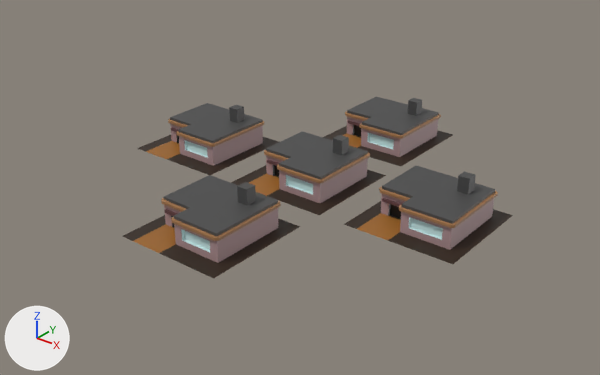
One commit to the glTF model public/resources/buildings/forge.glb: the scene before it, then after it.
Camera for both pictures: a 50 mm lens placed at (0.1673, -0.2143, 0.1303), pointed at (0.0002, -0.0054, 0.0007). Lighting does not change. The marker at lower left points along +X, +Y and +Z. Where no turn or scale is listed for an object, it has been applied to the vertices.
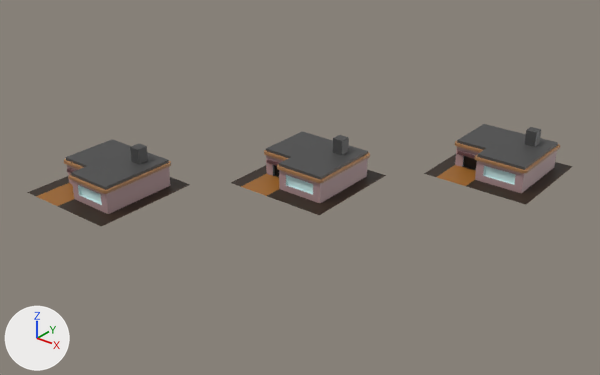
What differs and where, as boxes [x1, y1, x2, y2] in the pictures (600 x 375 px):
'Cube.001', moved: before [123, 175, 300, 278]; after [231, 131, 386, 215]
'Cube.004', moved: before [231, 131, 386, 215]; after [27, 139, 190, 227]
'Cube.002', moved: before [137, 103, 279, 175]; after [424, 124, 573, 204]
'Cube', deleted: before [344, 166, 513, 264]
    faces in mat_roof (dark grey #494949): [382, 166, 495, 224]
    faces in mat_ground (brown #302113): [344, 201, 513, 264]
    faces in mat_walls (brown #ad8f91): [381, 194, 494, 250]
    faces in mat_path (brown #9e6627): [357, 213, 401, 240]
    faces in mat_roofextrude (brown #a5774d): [379, 187, 498, 228]
'Cube.003', deleted: before [323, 97, 453, 166]
    faces in mat_roof_005 (dark grey #494949): [347, 97, 439, 135]
    faces in mat_walls_005 (brown #ad8f91): [347, 116, 438, 157]
    faces in mat_ground_005 (brown #302113): [323, 126, 453, 166]
    faces in mat_roofextrude_005 (brown #a5774d): [345, 111, 441, 139]
    faces in mat_window_005 (white #c8e7e7): [367, 133, 394, 149]

Edits to the bpy script that builds the scene:
```text
Remove ob_cube:
    ob_cube = bpy.data.objects.new('Cube', me_cube)
    ob_cube.location = (0.05, 0.0, 0.002)
Change ob_cube_001:
    ob_cube_001.location: (0.0, -0.05, 0.002) -> (0.0, 0.0, 0.002)
Change ob_cube_002:
    ob_cube_002.location: (-0.05, 0.0, 0.002) -> (0.05, 0.05, 0.002)
Remove ob_cube_003:
    ob_cube_003 = bpy.data.objects.new('Cube.003', me_cube_005)
    ob_cube_003.location = (0.0, 0.05, 0.002)
Change ob_cube_004:
    ob_cube_004.location: (0.0, 0.0, 0.002) -> (-0.05, -0.05, 0.002)
```
